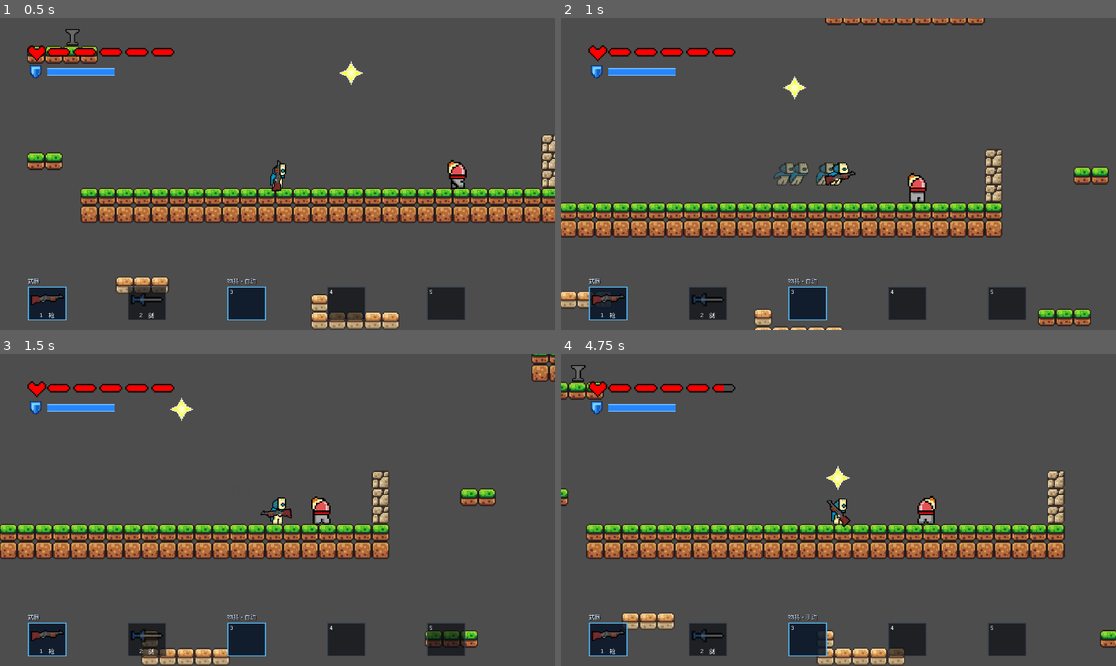
Above: before the commit, frames 1-4 (two rows, left to right).
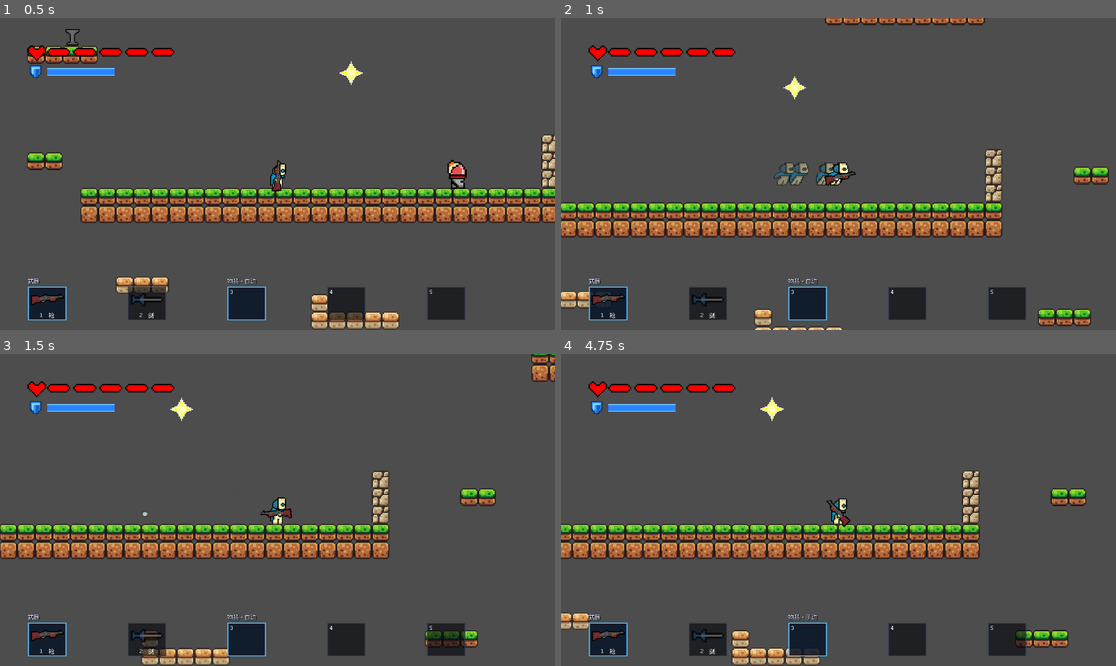
Above: after the commit, the same moments.

Repository: highbanana1/PAS
Game: Godot game, scene res://scene/main.tscn
Same seed, same stepped clock (60 frames per second), same inputs: the game is played once before the commit and once after it.
Inputs (mouse positions are in pixels of both pictures, inside the frame that each line leads up to):
- Up to frame 1 (0.5 s): no input
- Up to frame 2 (1 s): tap Enter at 0.5 s; move the mouse to (960, 158) at 0.52 s; hold D (right) from 0.53 s (still down); hold Right mouse button (block) from 0.53 s (still down); click (960, 158) at 0.67 s; tap Space (jump) at 0.77 s; tap Shift (dash) at 0.8 s
- Up to frame 3 (1.5 s): tap Space (jump) at 1.07 s; release D (right) at 1.25 s; release Right mouse button (block) at 1.25 s; drag from (166, 525) to (310, 510) at 1.27 s
- Up to frame 4 (4.75 s): move the mouse to (894, 441) at 2.02 s; hold D (right) 2.03-2.75 s; hold T (item_auto_pickup_toggle) 2.03-2.75 s; click (894, 441) at 2.1 s; drag from (810, 572) to (710, 403) at 2.77 s; move the mouse to (1005, 556) at 3.52 s; hold A (left) 3.53-4.25 s; hold F (item_pickup) 3.53-4.25 s; tap Space (jump) at 3.77, 4.07 s; tap 3 (item_select_1) at 3.8 s; drag from (672, 463) to (755, 432) at 4.27 s

Frame 1 is identical in both runs. In frame 2, 0.3% of the frame differs, in the area x 62-66%, y 49-60%; in frame 3, 0.3%; in frame 4, 12%, in the area x 0-100%, y 3-100%.

Commit message:
feat: fire five center-weighted random shotgun pellets

Diff:
--- a/scene/script/gun.gd
+++ b/scene/script/gun.gd
@@ -1,5 +1,18 @@
 extends "res://scene/script/weapons/weapon_base.gd"
 const BULLET = preload("res://scene/bullet.tscn")
+
+@export_range(1, 20) var pellet_count: int = 5
+@export_range(0.0, 90.0) var spread_degrees: float = 15.0
+@export_range(1, 100) var pellet_damage: int = 2
+
+var _spread_rng := RandomNumberGenerator.new()
+
+func _init() -> void:
+	_spread_rng.randomize()
+
+func set_spread_seed(value: int) -> void:
+	_spread_rng.seed = value
+
 @onready var muzzle: Marker2D = $Marker2D
 
 func set_active(enabled: bool) -> void:
@@ -16,12 +29,25 @@
 func _process(_delta: float) -> void:
 	if active: aim(aim_direction)
 
+func generate_pellet_offsets() -> Array[float]:
+	var count := clampi(pellet_count, 1, 20)
+	var spread := spread_degrees if is_finite(spread_degrees) else 15.0
+	var half_angle := deg_to_rad(clampf(spread, 0.0, 90.0)) * 0.5
+	var offsets: Array[float] = []
+	for index in range(count):
+		# Independent center-weighted samples, no fixed pattern or center pellet.
+		var offset := 0.0 if count == 1 else (_spread_rng.randf_range(-0.5,0.5) + _spread_rng.randf_range(-0.5,0.5)) * half_angle
+		offsets.append(offset)
+	return offsets
+
 func attack(direction: Vector2) -> bool:
 	if not can_attack(): return false
 	aim(direction)
-	var bullet = BULLET.instantiate()
-	bullet.shooter = actor
-	bullet.global_position = muzzle.global_position
-	bullet.rotation = global_rotation
-	get_tree().root.add_child(bullet)
+	for offset in generate_pellet_offsets():
+		var bullet = BULLET.instantiate()
+		bullet.shooter = actor
+		bullet.damage = pellet_damage
+		bullet.global_position = muzzle.global_position
+		bullet.rotation = global_rotation + offset
+		get_tree().root.add_child(bullet)
 	return true
--- a/tests/test_bullet_impact.gd
+++ b/tests/test_bullet_impact.gd
@@ -59,7 +59,7 @@
 	player.get_node("WeaponController")._process(0.0)
 	Input.action_release("fire")
 	var fired = get_nodes_in_group("bullet")
-	check(fired.size() == 1 and fired[0].get("shooter") == player, "Gun records the firing player on its projectile")
+	check(fired.size() == 5 and fired.all(func(shot): return shot.shooter == player), "Gun records the firing player on its projectile")
 	for shot in fired:
 		shot.free()
 	bullet = make_bullet(player.position)
--- a/tests/test_guard_attack_cancel.gd
+++ b/tests/test_guard_attack_cancel.gd
@@ -35,7 +35,7 @@
 	Input.action_press("block"); Input.action_press("fire")
 	w.get_node("LocalCombatInput").tick(1.0)
 	var bullets := get_nodes_in_group("bullet")
-	check(bullets.size() == 1 and bullets[0].shooter == p, "Gun still fires with right click held while sword guard is exhausted")
+	check(bullets.size() == 5 and bullets.all(func(shot): return shot.shooter == p), "Gun still fires with right click held while sword guard is exhausted")
 	check(not w.is_guarding and guard.exhausted and guard.value > 0, "Gun ignores guard requests and allows exhausted meter recovery")
 	check(p.get_node("gun").aim_direction.is_equal_approx(w.aim_direction), "Gun aim still follows the controller independently of guard lock")
 	Input.action_release("block"); Input.action_release("fire")
--- /dev/null
+++ b/tests/test_shotgun.gd
@@ -0,0 +1,73 @@
+extends SceneTree
+var failures: Array[String] = []
+func _initialize() -> void: run.call_deferred()
+func check(ok: bool, label: String) -> void:
+	print(("PASS: " if ok else "FAIL: ") + label)
+	if not ok: failures.append(label)
+func clear_shots() -> void:
+	for bullet in get_nodes_in_group("bullet"): bullet.free()
+func run() -> void:
+	var p = load("res://scene/maincharac.tscn").instantiate(); p.is_locally_controlled = false
+	root.add_child(p); p.set_physics_process(false)
+	var w = p.get_weapon_controller(); w.set_process(false)
+	var gun = p.get_node("gun")
+	check(gun.get("pellet_count") != null, "Gun exposes independent shotgun configuration")
+	if gun.get("pellet_count") == null: p.free(); quit(1); return
+	if gun.has_method("set_spread_seed"): gun.set_spread_seed(12345)
+	check(w.attack(Vector2.RIGHT), "One shot is accepted through the unified weapon API")
+	var shots = get_nodes_in_group("bullet")
+	check(shots.size() == 5, "One shot creates exactly five pellets")
+	var angles: Array = []
+	var same_owner := true; var same_origin := true; var correct_damage := true
+	for pellet in shots:
+		angles.append(rad_to_deg(pellet.rotation))
+		same_owner = same_owner and pellet.shooter == p
+		same_origin = same_origin and pellet.global_position.is_equal_approx(gun.muzzle.global_position)
+		correct_damage = correct_damage and pellet.damage == 2 and pellet.gravity_strength == 35
+	angles.sort()
+	check(absf(angles[0]) <= 7.501 and absf(angles[4]) <= 7.501, "Every random pellet remains inside the fifteen-degree cone")
+	var regular := true
+	for index in range(1,4): regular = regular and absf((angles[index+1]-angles[index])-(angles[1]-angles[0])) < 0.0001
+	check(not regular and absf(angles[2]) > 0.0001, "Pellets are neither evenly spaced nor forced to the center")
+	check(same_owner and same_origin and correct_damage, "All pellets keep shooter, muzzle origin, gentle gravity and per-weapon damage")
+	var enemy = load("res://scene/enemy.tscn").instantiate(); root.add_child(enemy); enemy.set_physics_process(false)
+	enemy.health_item_drop_chance = 0
+	shots[0]._on_area_2d_body_entered(enemy); shots[1]._on_area_2d_body_entered(enemy)
+	check(enemy.health == 1 and not enemy.is_queued_for_deletion(), "Two pellet hits leave a basic enemy alive")
+	shots[2]._on_area_2d_body_entered(enemy)
+	check(enemy.health == 0 and enemy.is_queued_for_deletion(), "Third pellet hit kills the basic enemy")
+	clear_shots(); enemy.free()
+	w.attack(Vector2.RIGHT); var next_angles: Array = []
+	for pellet in get_nodes_in_group("bullet"): next_angles.append(rad_to_deg(pellet.rotation))
+	next_angles.sort()
+	check(next_angles != angles, "Successive shots do not reuse a fixed spread pattern")
+	clear_shots()
+	gun.pellet_count = 1; gun.spread_degrees = 15
+	w.attack(Vector2.UP); shots = get_nodes_in_group("bullet")
+	check(shots.size() == 1 and absf(angle_difference(shots[0].rotation,-PI/2))<0.001, "Single pellet configuration shoots straight without division by zero")
+	clear_shots(); gun.pellet_count = 5; gun.spread_degrees = 15
+	gun.set_spread_seed(2718); var repeat = gun.generate_pellet_offsets(); gun.set_spread_seed(2718)
+	check(repeat == gun.generate_pellet_offsets(), "Explicit seed reproduces a spread for future authoritative commands")
+	var central := 0; var samples := 0; var max_angle := 0.0
+	for burst in range(1000):
+		for offset in gun.generate_pellet_offsets():
+			samples += 1
+			max_angle = maxf(max_angle,absf(rad_to_deg(offset)))
+			if absf(rad_to_deg(offset)) < 3.75: central += 1
+	check(float(central)/samples > 0.70 and float(central)/samples < 0.80, "Random spread favors center without fixed pellet positions")
+	check(max_angle <= 7.501 and max_angle > 6.5, "Random samples respect full cone bounds without silently narrowing spread")
+	var another = load("res://scene/gun.tscn").instantiate()
+	gun.set_spread_seed(123); another.set_spread_seed(123)
+	var initial = gun.generate_pellet_offsets(); gun.generate_pellet_offsets()
+	check(another.generate_pellet_offsets() == initial, "Each weapon owns an independent random stream")
+	another.free()
+	gun.spread_degrees = 0
+	w.attack(Vector2.LEFT); shots = get_nodes_in_group("bullet")
+	var straight := true
+	for pellet in shots: straight = straight and absf(angle_difference(pellet.rotation,PI))<0.001
+	check(shots.size() == 5 and straight, "Zero spread remains five aligned leftward pellets")
+	clear_shots(); w.equip_weapon(1)
+	check(not gun.attack(Vector2.RIGHT) and get_nodes_in_group("bullet").is_empty(), "Inactive gun cannot emit a shotgun burst")
+	var base = load("res://scene/bullet.tscn").instantiate()
+	check(base.damage == 1, "Shared bullet default damage stays unchanged for other weapons")
+	base.free(); p.free(); print("RESULT: ",failures.size()," failures"); quit(0 if failures.is_empty() else 1)
--- a/tests/test_weapon_components.gd
+++ b/tests/test_weapon_components.gd
@@ -25,7 +25,7 @@
 	check(controller.current_weapon == 9 and gun.active and not actor.get_node("Sword").active, "A separately mounted weapon registers without controller special casing")
 	check(controller.attack(Vector2.LEFT), "Remote actor can attack via an explicit command")
 	var shots = get_nodes_in_group("bullet")
-	check(shots.size() == 1 and shots[0].shooter == actor and shots[0].global_transform.x.x < 0, "Unified attack preserves projectile owner and requested direction")
+	check(shots.size() == 5 and shots.all(func(shot): return shot.shooter == actor and shot.global_transform.x.x < 0), "Unified attack preserves projectile owner and requested direction")
 	for shot in shots: shot.free()
 	Input.action_press("fire")
 	controller._process(0.0)
Not shown, added: tests/test_shotgun.gd.uid
Not shown, changed: docs/gameplay-components.md
